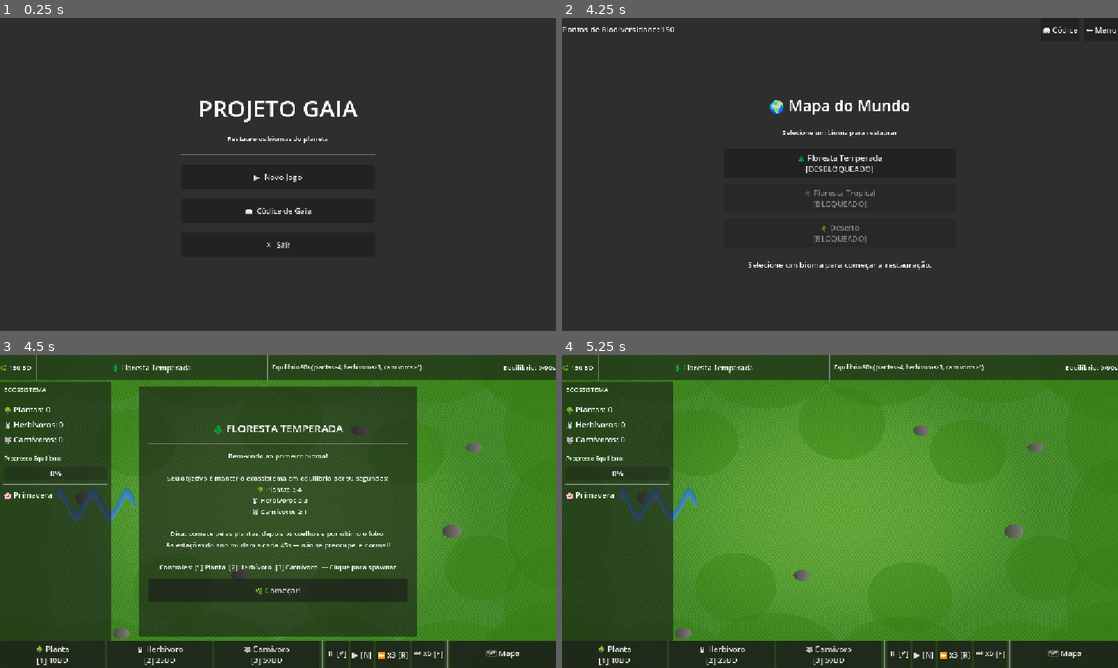
Above: before the commit, frames 1-4 (two rows, left to right).
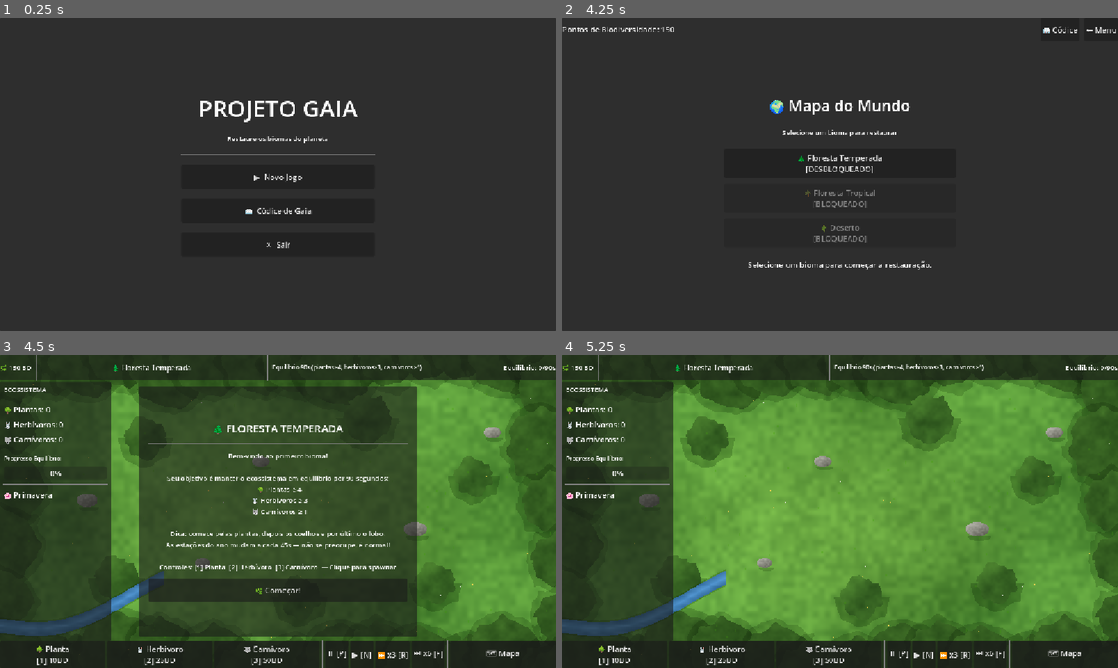
Above: after the commit, the same moments.

Repository: VitorCruz78/Projeto-GAIA
Game: Godot game, scene res://scenes/menu_principal.tscn
The game is run twice, just before and just after one commit, with the same random seed, the same clock (stepped at 60 frames per second) and the same inputs.
Inputs:
- Up to frame 1 (0.25 s): no input
- Up to frame 2 (4.25 s): click "▶ Novo Jogo" at 0.5 s; click "Próximo →" at 1.25 s; click "Pular tudo →→" at 2 s; click "📖 Códice" at 2.75 s; click "🗺 Mapa" at 3.5 s
- Up to frame 3 (4.5 s): click "🌲 Floresta Temperada [DESBLOQ…" at 4.25 s
- Up to frame 4 (5.25 s): click "🌿 Começar!" at 5 s

Frames 1-2 are identical in both runs. In frame 3, 19% of the frame differs, in the area x 0-100%, y 0-100%; in frame 4, 33%.

Commit message:
feat: sprites realistas gerados por SDF com sombreamento e texturas
Reescreve gerar_assets.py com renderizacao por campos de distancia:
mistura organica de formas (smin), iluminacao direcional quantizada em
rampas de cor, texturas procedurais (pelagem, rosetas, escamas, folhas,
casca) e anti-aliasing por superamostragem.

- 10 organismos redesenhados com anatomia e paleta fieis a cada bioma
- proporcoes corrigidas entre especies (lobo > coelho, arvores maiores)
- fundos temperado e deserto regenerados em 1152x648 nativos
- escalas dos .tscn normalizadas para 1.0

Co-Authored-By: Claude Fable 5 <noreply@anthropic.com>

Diff:
--- a/herbivoro_coelho.tscn
+++ b/herbivoro_coelho.tscn
@@ -8,5 +8,5 @@
 script = ExtResource("2_q58md")
 
 [node name="Sprite2D" type="Sprite2D" parent="." index="0" unique_id=1508452627]
-scale = Vector2(0.7, 0.7)
+scale = Vector2(1.0, 1.0)
 texture = ExtResource("3_q58md")
--- a/organismos/carnivoro_lobo.tscn
+++ b/organismos/carnivoro_lobo.tscn
@@ -8,5 +8,5 @@
 script = ExtResource("2_lobo")
 
 [node name="Sprite2D" type="Sprite2D" parent="." index="0" unique_id=1001001002]
-scale = Vector2(1.3, 1.3)
+scale = Vector2(1.0, 1.0)
 texture = ExtResource("3_lobo")
--- a/organismos/carnivoro_onca.tscn
+++ b/organismos/carnivoro_onca.tscn
@@ -8,5 +8,5 @@
 script = ExtResource("2_onca")
 
 [node name="Sprite2D" type="Sprite2D" parent="." index="0" unique_id=1002001002]
-scale = Vector2(1.3, 1.3)
+scale = Vector2(1.0, 1.0)
 texture = ExtResource("3_onca")
--- a/organismos/carnivoro_serpente.tscn
+++ b/organismos/carnivoro_serpente.tscn
@@ -8,5 +8,5 @@
 script = ExtResource("2_serpente")
 
 [node name="Sprite2D" type="Sprite2D" parent="." index="0" unique_id=1003001002]
-scale = Vector2(1.3, 1.3)
+scale = Vector2(1.0, 1.0)
 texture = ExtResource("3_serpente")
--- a/organismos/herbivoro_gazela.tscn
+++ b/organismos/herbivoro_gazela.tscn
@@ -8,5 +8,5 @@
 script = ExtResource("2_gazela")
 
 [node name="Sprite2D" type="Sprite2D" parent="." index="0" unique_id=1004001002]
-scale = Vector2(1.2, 1.2)
+scale = Vector2(1.0, 1.0)
 texture = ExtResource("3_gazela")
--- a/organismos/herbivoro_lagartixa.tscn
+++ b/organismos/herbivoro_lagartixa.tscn
@@ -8,5 +8,5 @@
 script = ExtResource("2_lagartixa")
 
 [node name="Sprite2D" type="Sprite2D" parent="." index="0" unique_id=1005001002]
-scale = Vector2(1.2, 1.2)
+scale = Vector2(1.0, 1.0)
 texture = ExtResource("3_lagartixa")
--- a/organismos/planta_invasora.tscn
+++ b/organismos/planta_invasora.tscn
@@ -8,5 +8,5 @@
 script = ExtResource("2_invasora")
 
 [node name="Sprite2D" type="Sprite2D" parent="." index="0" unique_id=1007001002]
-scale = Vector2(1.1, 1.1)
+scale = Vector2(1.0, 1.0)
 texture = ExtResource("3_invasora")
--- a/planta_carvalho.tscn
+++ b/planta_carvalho.tscn
@@ -8,5 +8,5 @@
 script = ExtResource("2_fc1wh")
 
 [node name="Sprite2D" type="Sprite2D" parent="." index="0" unique_id=147751067]
-scale = Vector2(0.5, 0.5)
+scale = Vector2(1.0, 1.0)
 texture = ExtResource("3_bp1sf")
Binary file changed: assets/sprites/organismos/carnivoro_lobo.png
Binary file changed: assets/sprites/organismos/carnivoro_onca.png
Binary file changed: assets/sprites/organismos/carnivoro_serpente.png
Binary file changed: assets/sprites/organismos/herbivoro_coelho.png
Binary file changed: assets/sprites/organismos/herbivoro_gazela.png
Binary file changed: assets/sprites/organismos/herbivoro_lagartixa.png
Binary file changed: assets/sprites/organismos/planta_cactus.png
Binary file changed: assets/sprites/organismos/planta_carvalho.png
Binary file changed: assets/sprites/organismos/planta_invasora.png
Binary file changed: assets/sprites/organismos/planta_palmeira.png
Binary file changed: assets/tilesets/floresta_temperada.png
Binary file changed: assets/tilesets/fundo_deserto.png
(and 1 more such lines)
